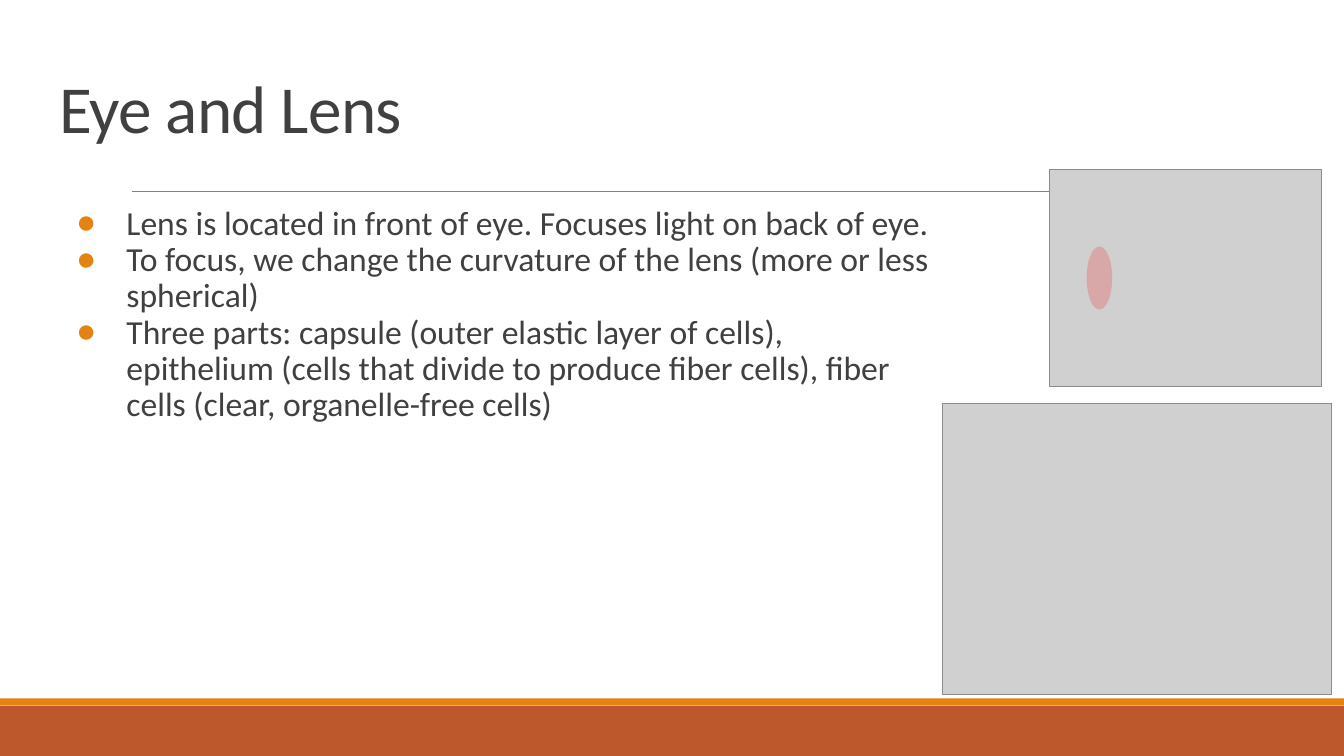
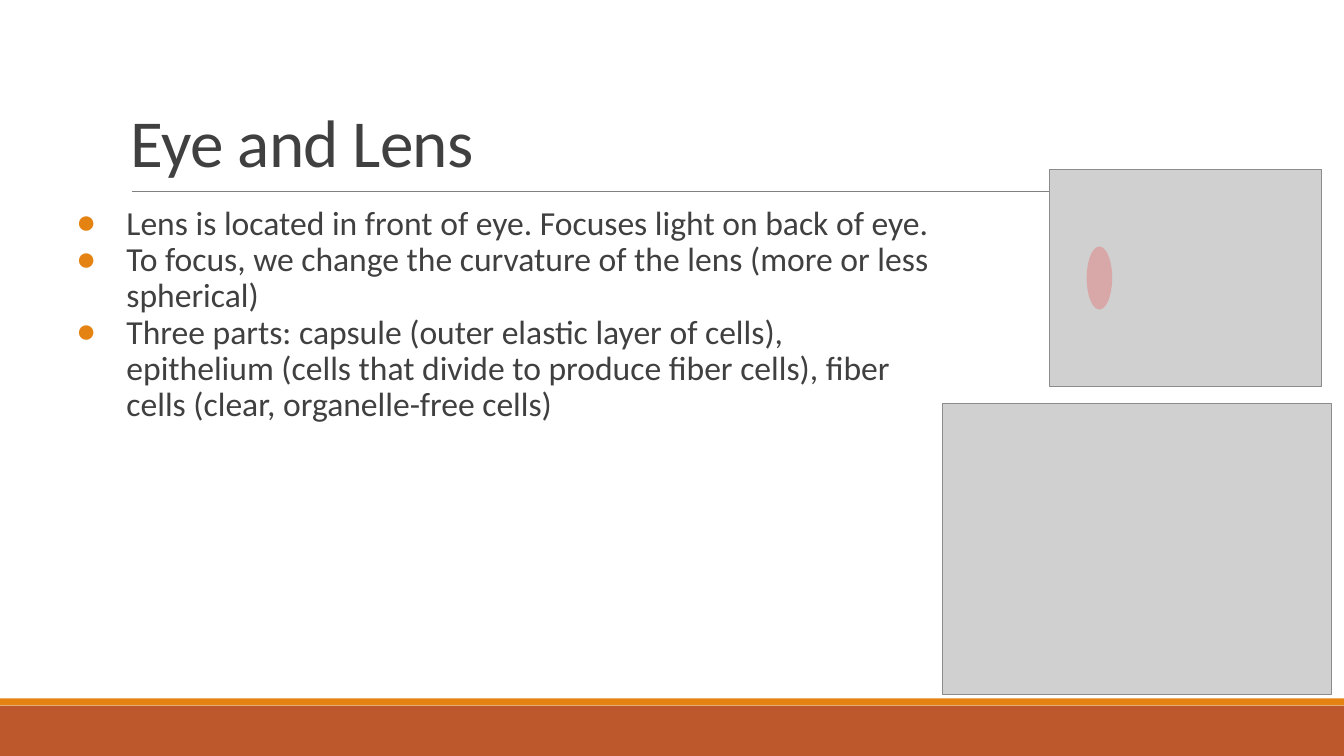
Before and after one commit to dyaom/REHS-2019, a slide deck: slide 3 of Cataract.pptx. Drawn at 1344x756 pixels with LibreOffice and Linux fonts; fonts in the diff are those of the drawing; grey boxes stand for pictures. Boxes give left, top, right and bottom in pixels: in the first picture for what was removed or moved away, otherwise in the second. Text is boxed around its words. In the diff, an @@ line names an element or a change of style, - is before the commit and + after.

```diff
--- a/Cataract.pptx
+++ b/Cataract.pptx
@@ text "Eye and Lens": place and size @@
-text "Eye and Lens" at <box>59,86,402,144</box>
+text "Eye and Lens" at <box>131,120,474,178</box>
@@ text "Eye and Lens" at <box>131,120,474,178</box>: vertical alignment top to bottom @@
```
Also in this commit, not shown: 2 other slides changed, 3 slides added, 24 other files.
